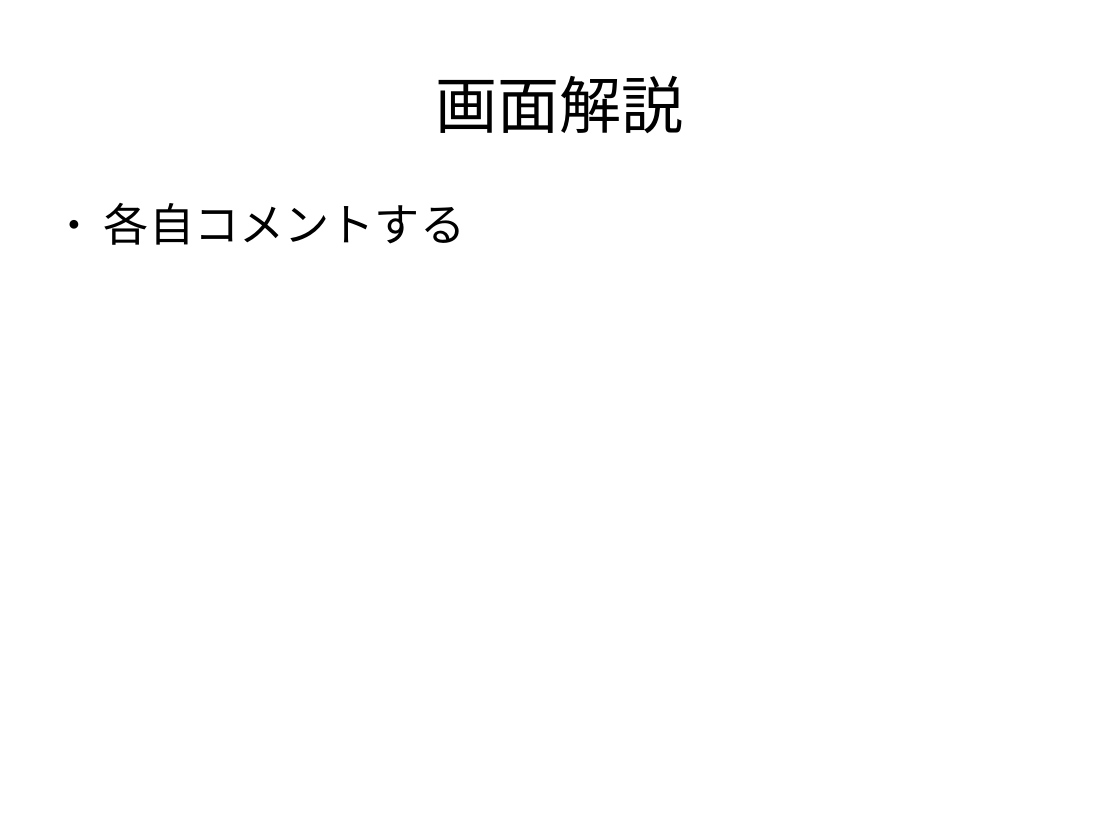
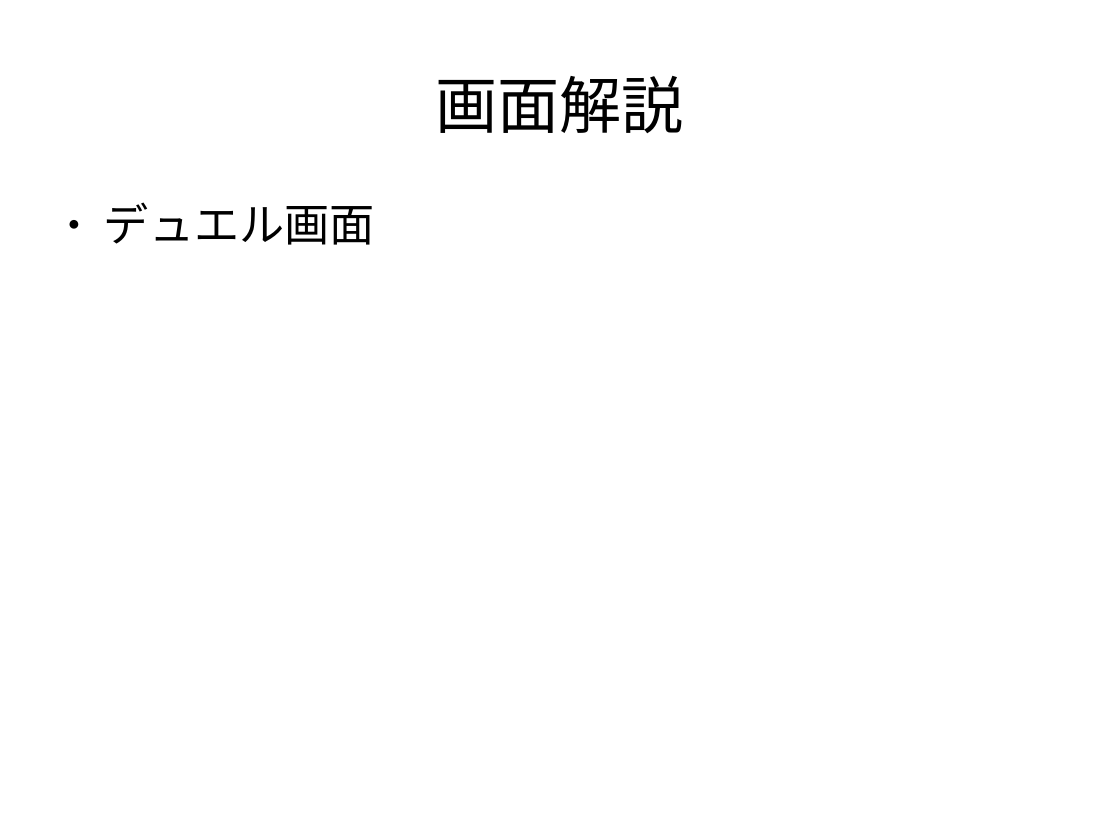
Before and after one commit to Hideya09/Casino, a slide deck: slide 21 of プレゼン資料/ゲーム制作発表.odp (slide 8 before the commit). Drawn at 1120x840 pixels with LibreOffice and Linux fonts; fonts in the diff are those of the drawing. Boxes give left, top, right and bottom in pixels: in the first picture for what was removed or moved away, otherwise in the second. Text is boxed around its words. In the diff, an @@ line names an element or a change of style, - is before the commit and + after.

```diff
--- a/プレゼン資料/ゲーム制作発表.odp
+++ b/プレゼン資料/ゲーム制作発表.odp
@@ text at [104, 202, 375, 245]: text changed @@
-● 各自コメントする
+● デュエル画面
```
Also in this commit, not shown: 4 other slides changed, 15 slides added, 2 slides removed.
